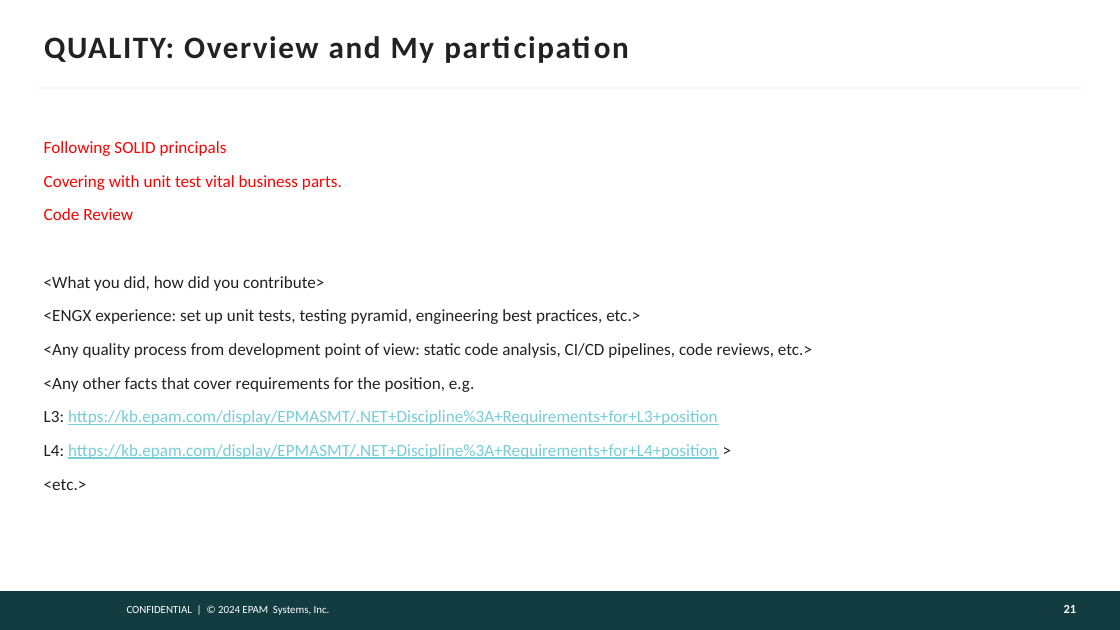
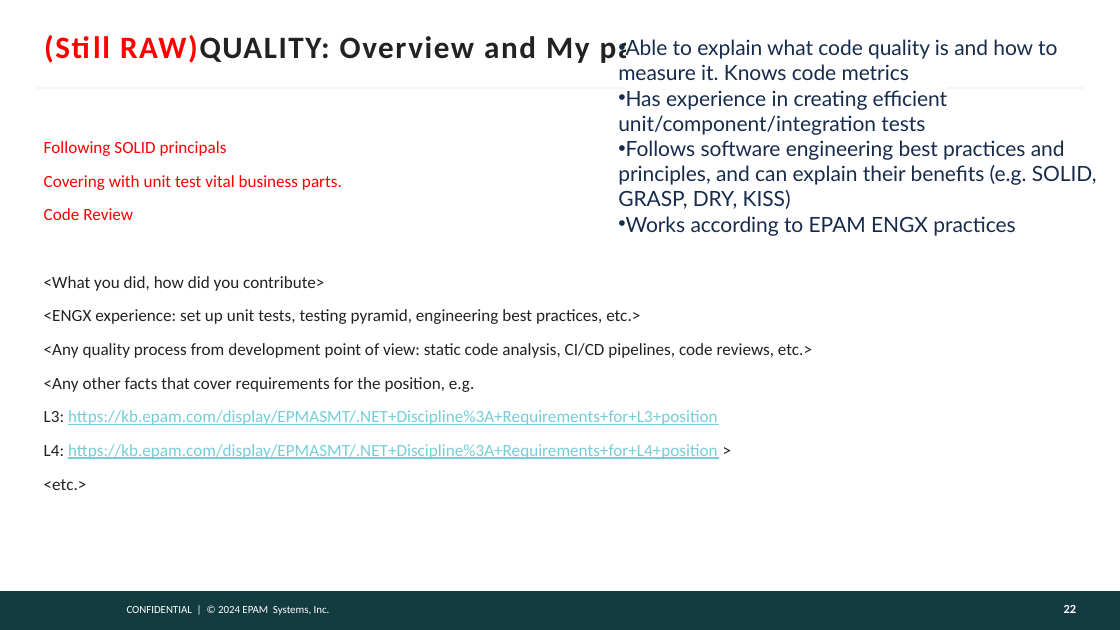
Before and after one commit to victoravt/Papers, a slide deck: slide 22 of Assessment Epam A2-A3/presentation-template.pptx (slide 21 before the commit). Drawn at 1120x630 pixels with LibreOffice and Linux fonts; fonts in the diff are those of the drawing; background and template pictures are left out. Boxes give left, top, right and bottom in pixels: in the first picture for what was removed or moved away, otherwise in the second. Text is boxed around its words. In the diff, an @@ line names an element or a change of style, - is before the commit and + after.

```diff
--- a/Assessment Epam A2-A3/presentation-template.pptx
+++ b/Assessment Epam A2-A3/presentation-template.pptx
@@ title at box(120, 35, 589, 63): text changed @@
-QUALITY: Overview and My participation
+(Still RAW)QUALITY: Overview and My participation
@@ text added at box(618, 39, 1097, 236), 13.5 pt, text #172B4D @@
+• Able to explain what code quality is and how to measure it. Knows code metrics
+• Has experience in creating efficient unit/component/integration tests
+• Follows software engineering best practices and principles, and can explain their benefits (e.g. SOLID, GRASP, DRY, KISS)
+• Works according to EPAM ENGX practices
```
Also in this commit, not shown: 5 other slides changed, 4 slides added, 2 slides removed.
